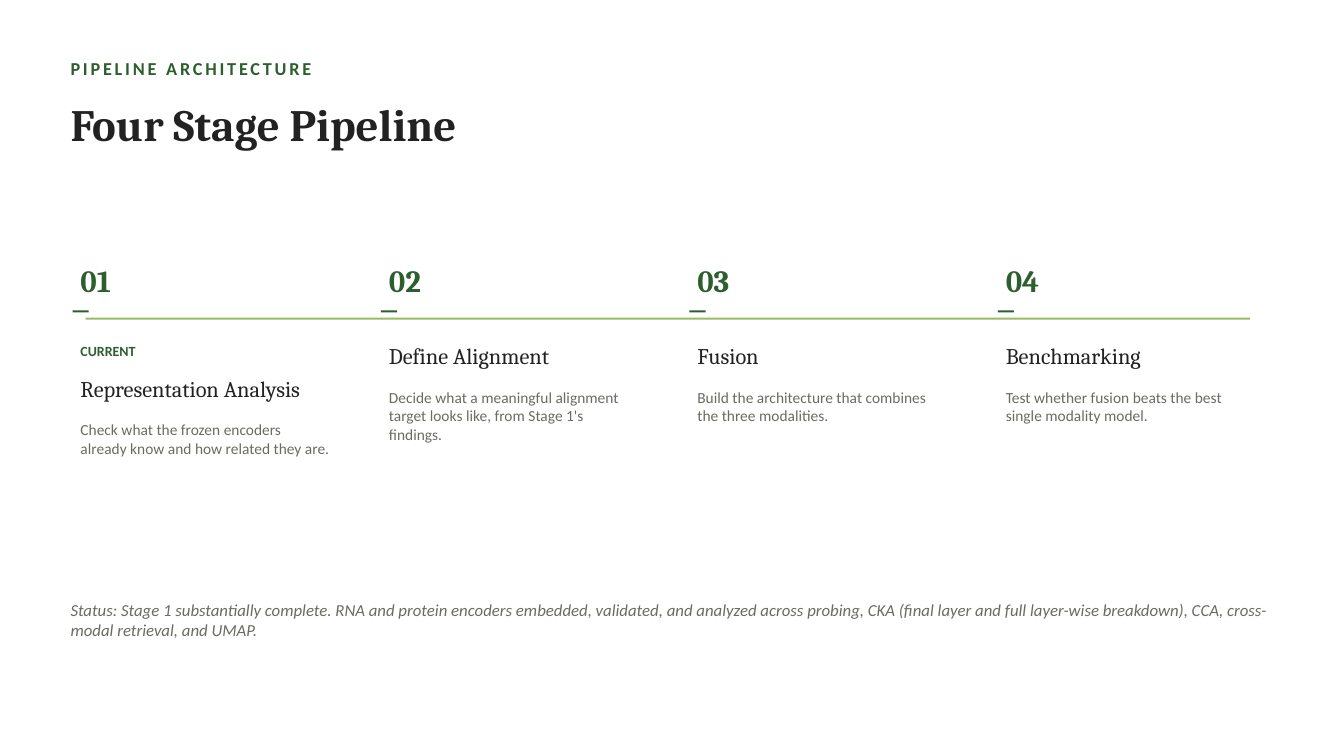
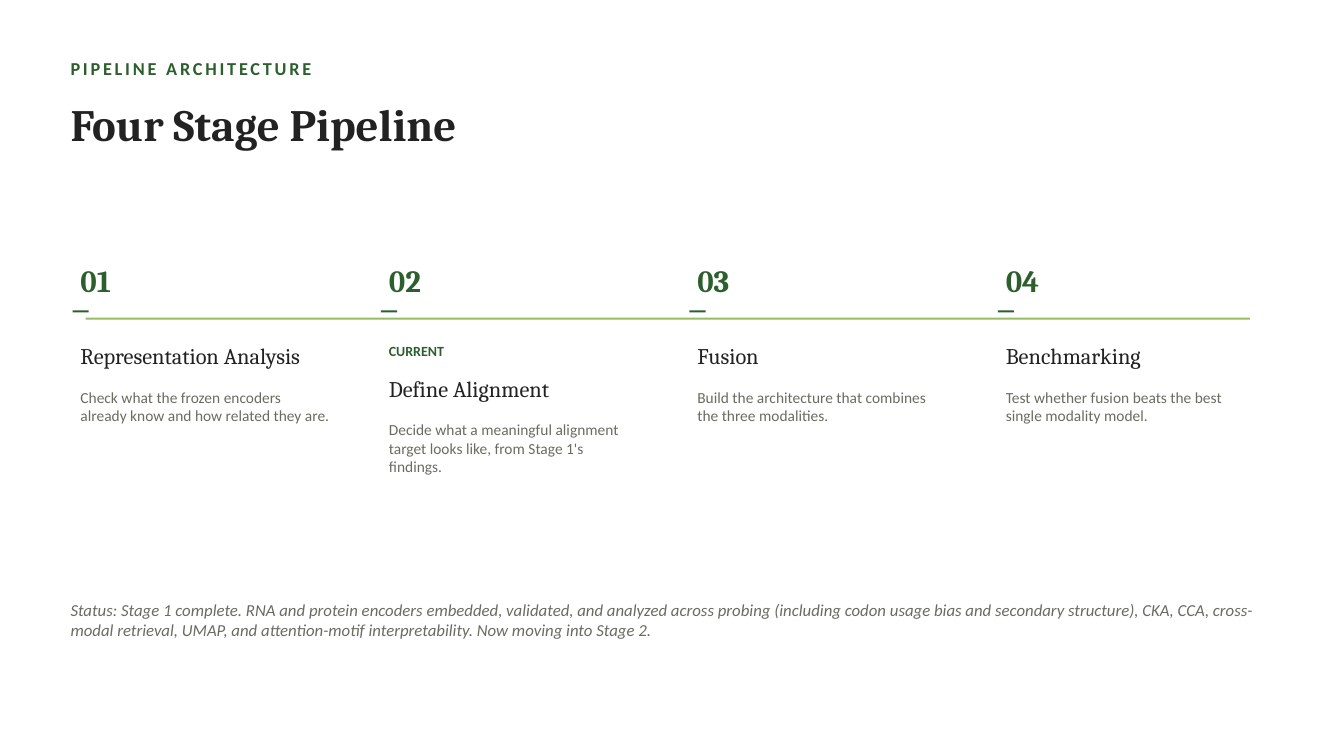
Before and after one commit to jtmckinley4/RNA-Protein-Multimodal-Fusion, a slide deck: slide 2 of Notes/Mina_Meeting_Slides_2026-09-23.pptx. Drawn at 1344x756 pixels with LibreOffice and Linux fonts; fonts in the diff are those of the drawing. Boxes give left, top, right and bottom in pixels: in the first picture for what was removed or moved away, otherwise in the second. Text is boxed around its words. In the diff, an @@ line names an element or a change of style, - is before the commit and + after.

```diff
--- a/Notes/Mina_Meeting_Slides_2026-09-23.pptx
+++ b/Notes/Mina_Meeting_Slides_2026-09-23.pptx
@@ text "Representation Analysis": place and size @@
-text "Representation Analysis" at [80,381,300,402]
+text "Representation Analysis" at [80,348,300,369]
@@ text "CURRENT": place and size @@
-text "CURRENT" at [80,347,135,356]
+text "CURRENT" at [389,347,444,356]
@@ text "Check what the frozen encoders ...": place and size @@
-text "Check what the frozen encoders ..." at [80,424,329,457]
+text "Check what the frozen encoders ..." at [80,392,329,424]
@@ text "Define Alignment": place and size @@
-text "Define Alignment" at [389,348,549,369]
+text "Define Alignment" at [389,381,549,402]
@@ text "Decide what a meaningful alignment ...": place and size @@
-text "Decide what a meaningful alignment ..." at [389,392,619,443]
+text "Decide what a meaningful alignment ..." at [389,424,619,475]
@@ text at [71,604,1253,639]: text changed @@
-Status: Stage 1 substantially complete. RNA and protein encoders embedded, validated, and analyzed across probing, CKA (final layer and full layer-wise breakdown), CCA, cross-modal retrieval, and UMAP.
+Status: Stage 1 complete. RNA and protein encoders embedded, validated, and analyzed across probing (including codon usage bias and secondary structure), CKA, CCA, cross-modal retrieval, UMAP, and attention-motif interpretability. Now moving into Stage 2.
```
Also in this commit, not shown: 3 other slides changed, 2 other files.
